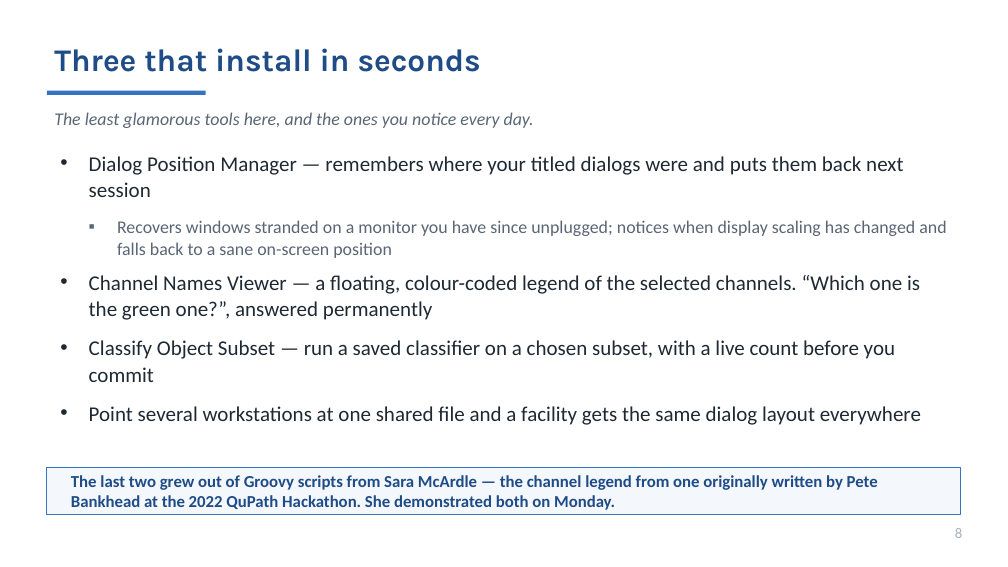
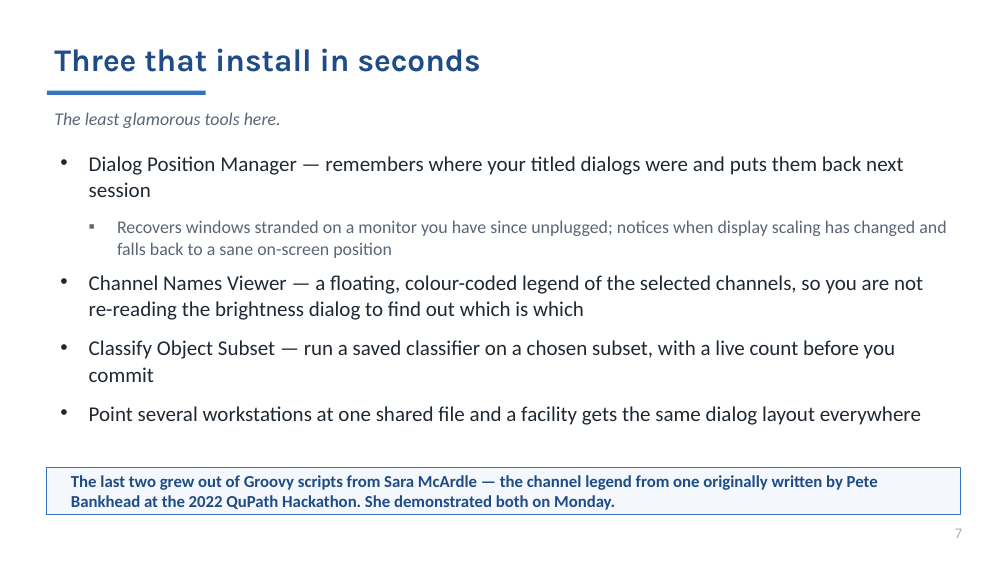
Before and after one commit to MichaelSNelson/BINA-I2K-2026-QuPath-Extensions, a slide deck: slide 7 of I2K_2026_QuPath_Extensions.pptx (slide 8 before the commit). Drawn at 1008x567 pixels with LibreOffice and Linux fonts; fonts in the diff are those of the drawing. Boxes give left, top, right and bottom in pixels: in the first picture for what was removed or moved away, otherwise in the second. Text is boxed around its words. In the diff, an @@ line names an element or a change of style, - is before the commit and + after.

```diff
--- a/I2K_2026_QuPath_Extensions.pptx
+++ b/I2K_2026_QuPath_Extensions.pptx
@@ text at box(54, 112, 281, 128): text changed @@
-The least glamorous tools here, and the ones you notice every day.
+The least glamorous tools here.
@@ text at box(89, 275, 923, 320): text changed @@
-• Channel Names Viewer — a floating, colour-coded legend of the selected channels. “Which one is the green one?”, answered permanently
+• Channel Names Viewer — a floating, colour-coded legend of the selected channels, so you are not re-reading the brightness dialog to find out which is which
@@ text at box(955, 529, 962, 538): text changed @@
-8
+7
```
Also in this commit, not shown: 42 other slides changed, 1 slide removed, 4 other files.
